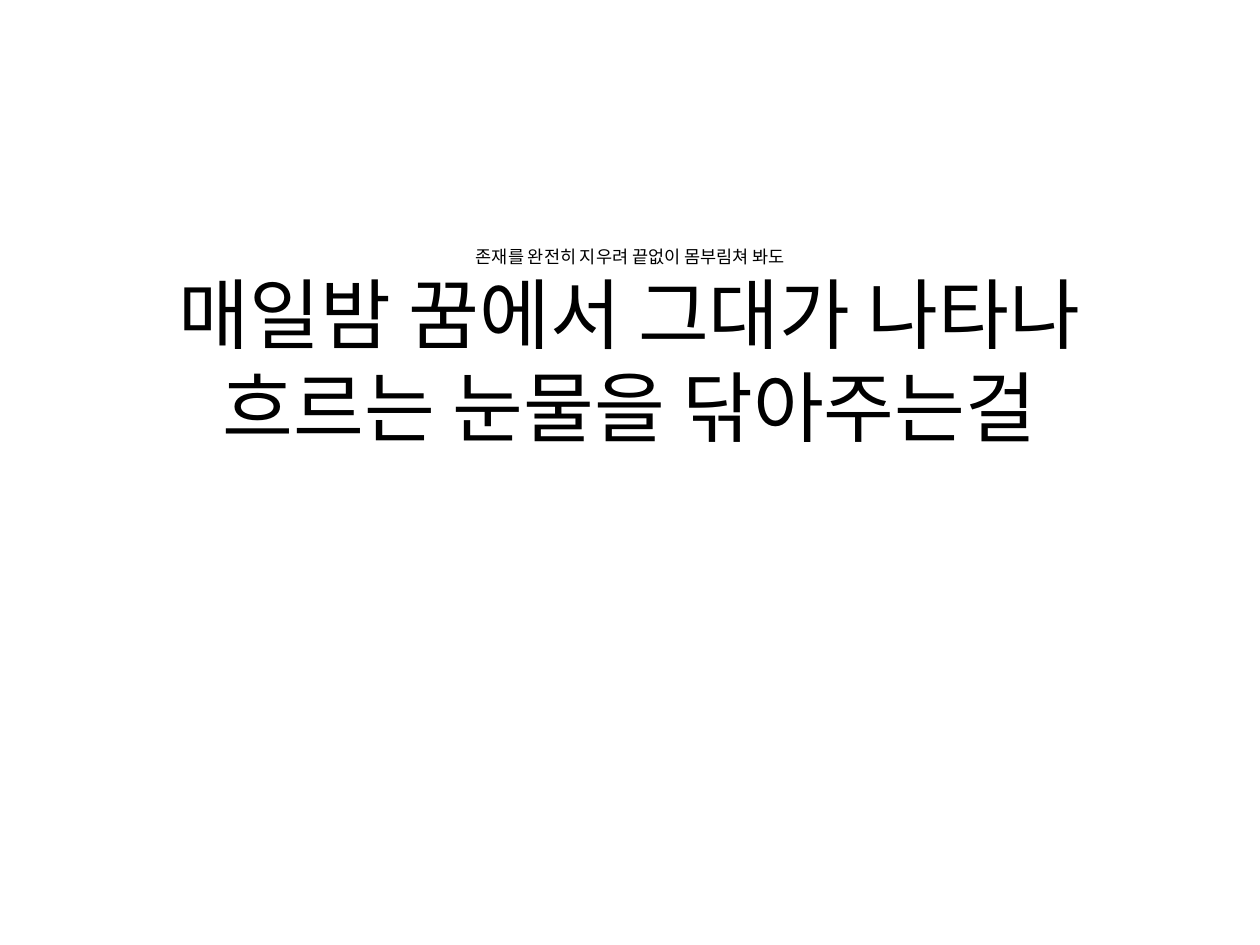
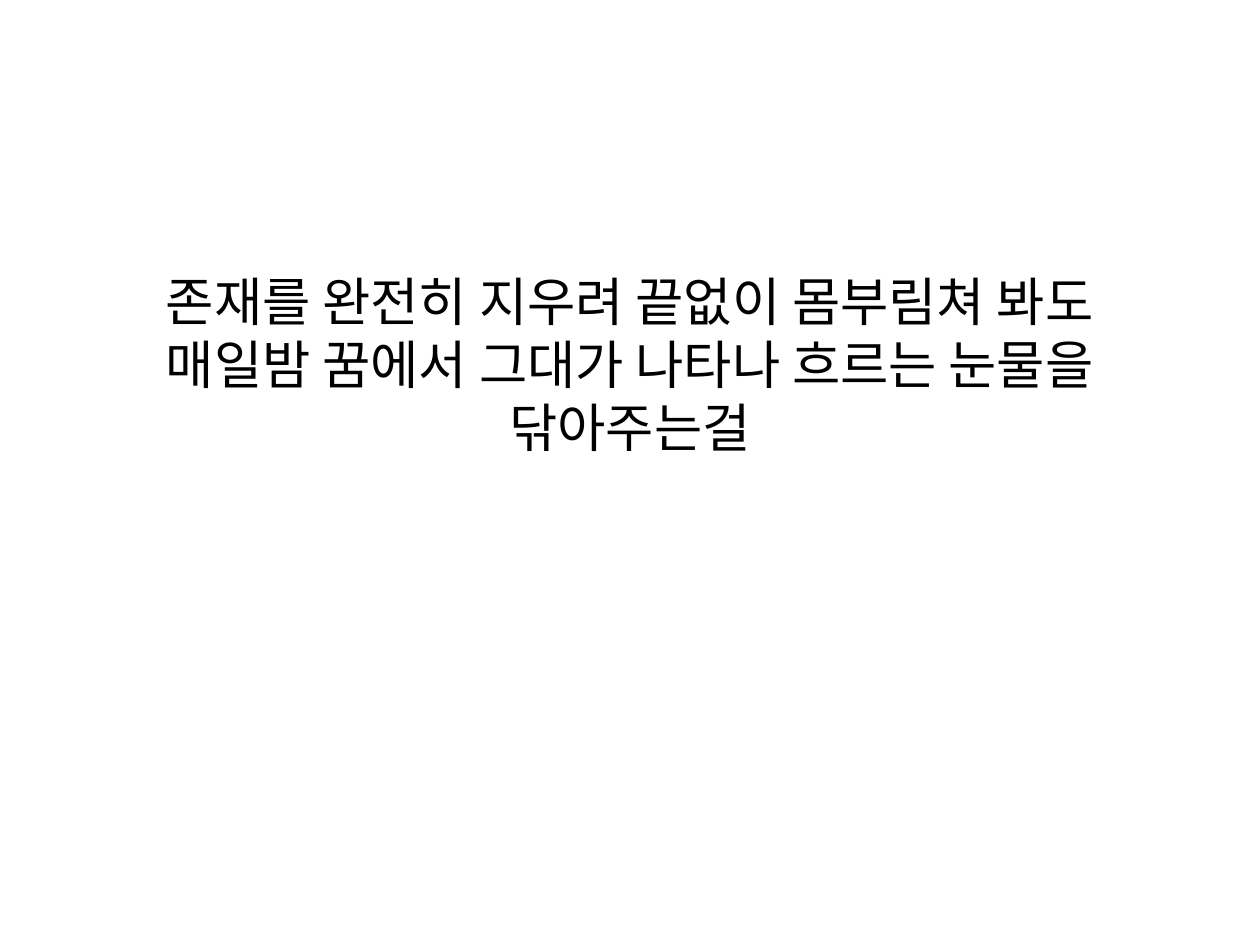
Before and after one commit to everydayday/pptTransform, a slide deck: slide 26 of Slide/add all slides1.pptx. Drawn at 1260x945 pixels with LibreOffice and Linux fonts; fonts in the diff are those of the drawing. Boxes give left, top, right and bottom in pixels: in the first picture for what was removed or moved away, otherwise in the second. Text is boxed around its words. In the diff, an @@ line names an element or a change of style, - is before the commit and + after.

```diff
--- a/Slide/add all slides1.pptx
+++ b/Slide/add all slides1.pptx
@@ title at [166,277,1094,451]: text changed; size 44 to 30 pt; font Calibri to Noto Sans CJK KR @@
-존재를 완전히 지우려 끝없이 몸부림쳐 봐도
-매일밤 꿈에서 그대가 나타나 흐르는 눈물을 닦아주는걸
+존재를 완전히 지우려 끝없이 몸부림쳐 봐도
+매일밤 꿈에서 그대가 나타나 흐르는 눈물을 닦아주는걸
```
Also in this commit, not shown: 39 other slides changed, 3 other files.
